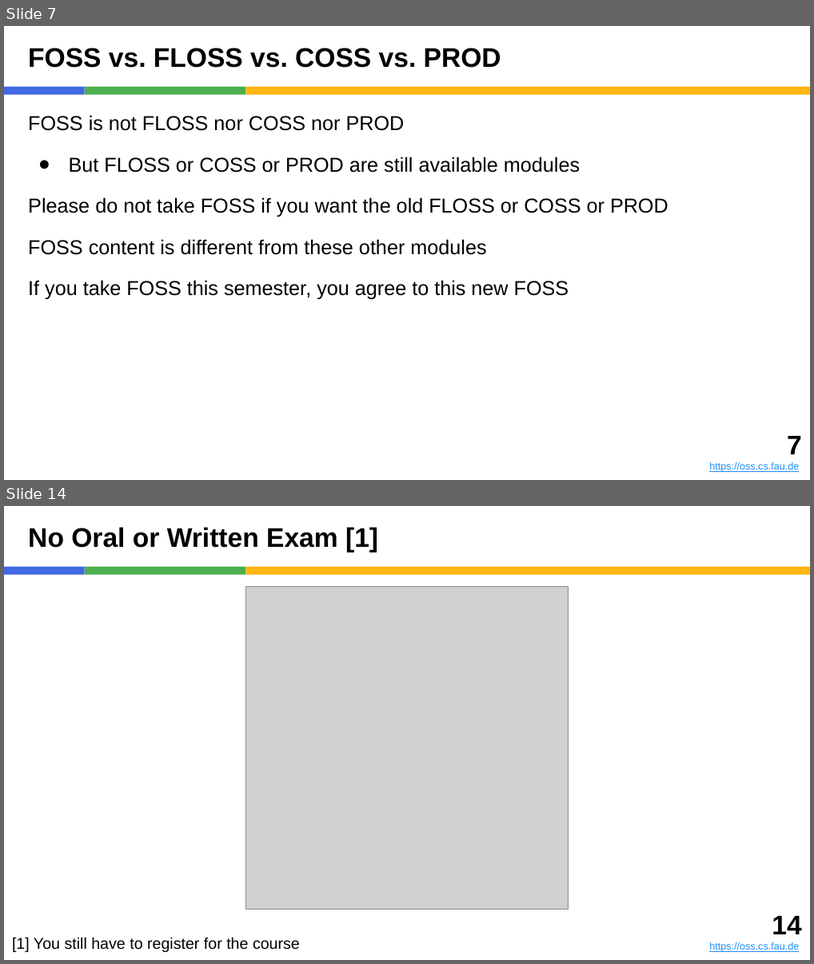
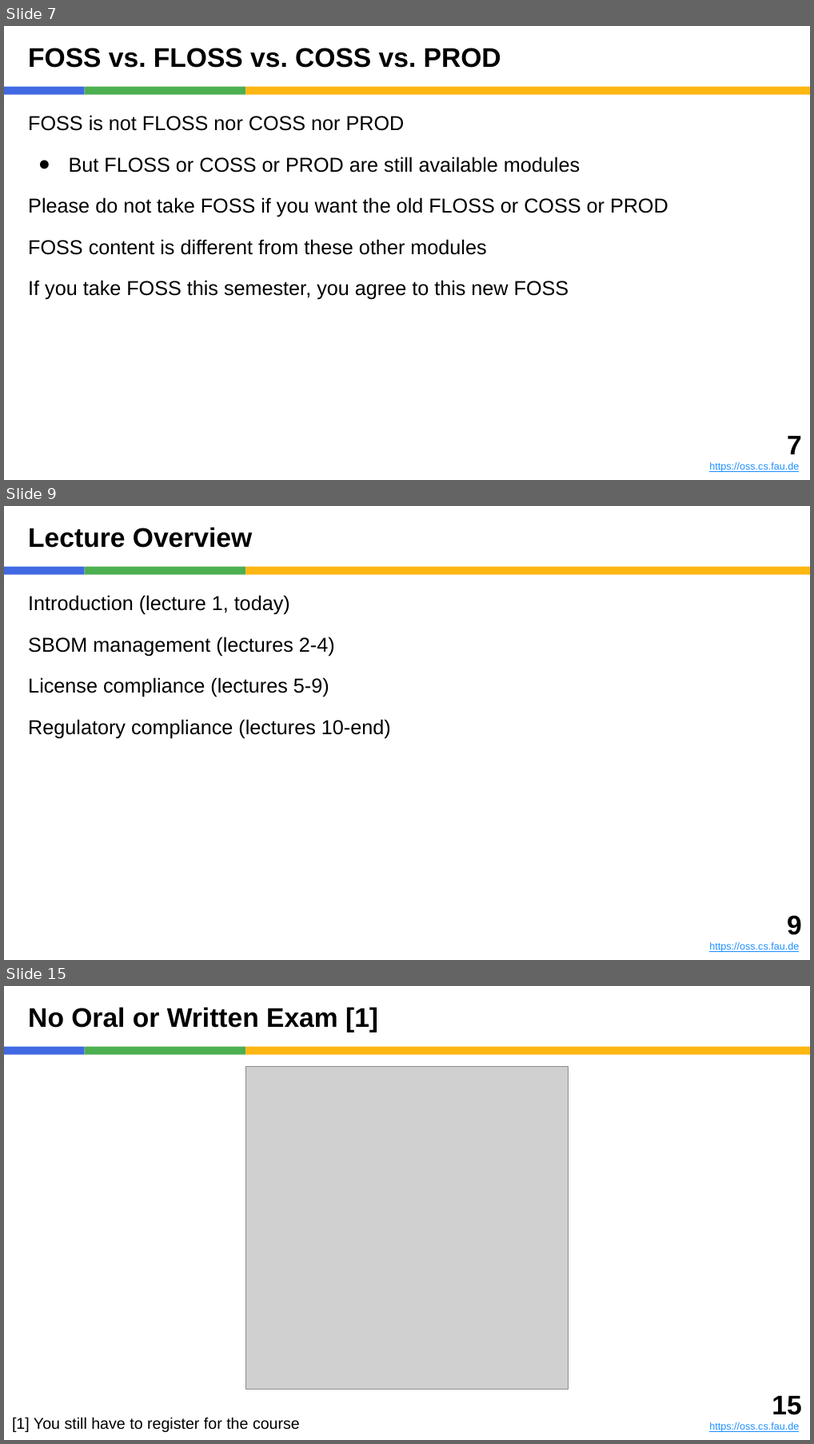
Before and after one commit to dirkriehle/foss-course, a slide deck: Lecture slides/FOSS A01 - Introduction.pptx. Shown one above the other, each under a label of ours: slides 7 and 14 before the commit, slides 7, 9 and 15 after it; the slides between them are not shown. The pictures are 814x964 and 814x1444 pixels, drawn with LibreOffice and Linux fonts; fonts in the diff are those of the drawing; grey boxes stand for pictures. Boxes give left, top, right and bottom in pixels: in the first picture for what was removed or moved away, otherwise in the second. Text is boxed around its words. In the diff, an @@ line names an element or a change of style, - is before the commit and + after.

```diff
--- a/Lecture slides/FOSS A01 - Introduction.pptx
+++ b/Lecture slides/FOSS A01 - Introduction.pptx
@@ slide 9 added at (4,506,810,960), background #FFFFFF; not listed: 3 template elements that a slide beside it also shows @@
@@ title added at (28,527,252,548), 24 pt, text #000000, bold @@
+Lecture Overview
@@ text added at (28,595,391,738), 18 pt, text #000000 @@
+Introduction (lecture 1, today)
+SBOM management (lectures 2-4)
+License compliance (lectures 5-9)
+Regulatory compliance (lectures 10-end)
@@ text added at (710,915,802,952), 9 pt, text #1E90FF, underline @@
+9
+https://oss.cs.fau.de
@@ what was slide 14 is now slide 15 @@
@@ text at (772,1396,802,1415): text changed @@
-14
+15
```
Also in this commit, not shown: 4 slides changed, 5 other slides added, 5 slides removed, 5 other files.
